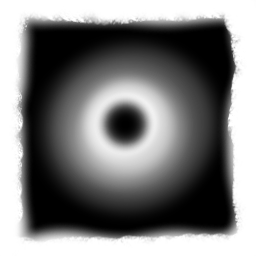
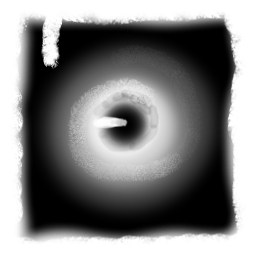
Layered file, before and after one edit (256px x 256px). Changes by layer:
painted on "above_terrain.tga" over box(41, 13, 202, 182)
